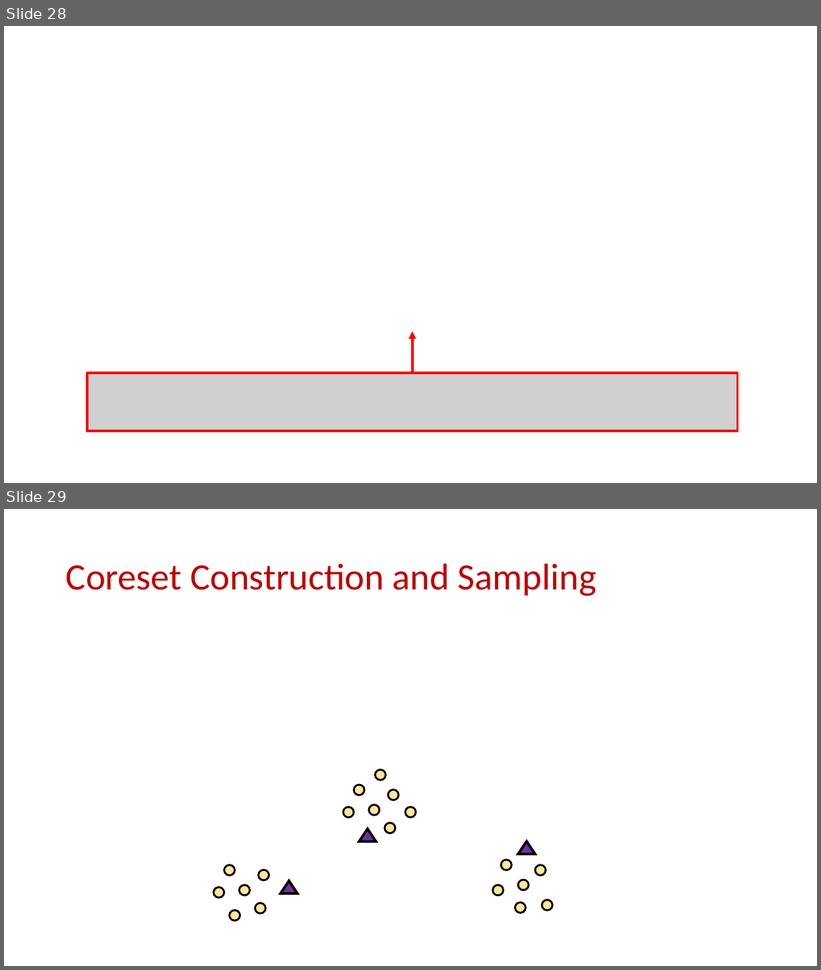
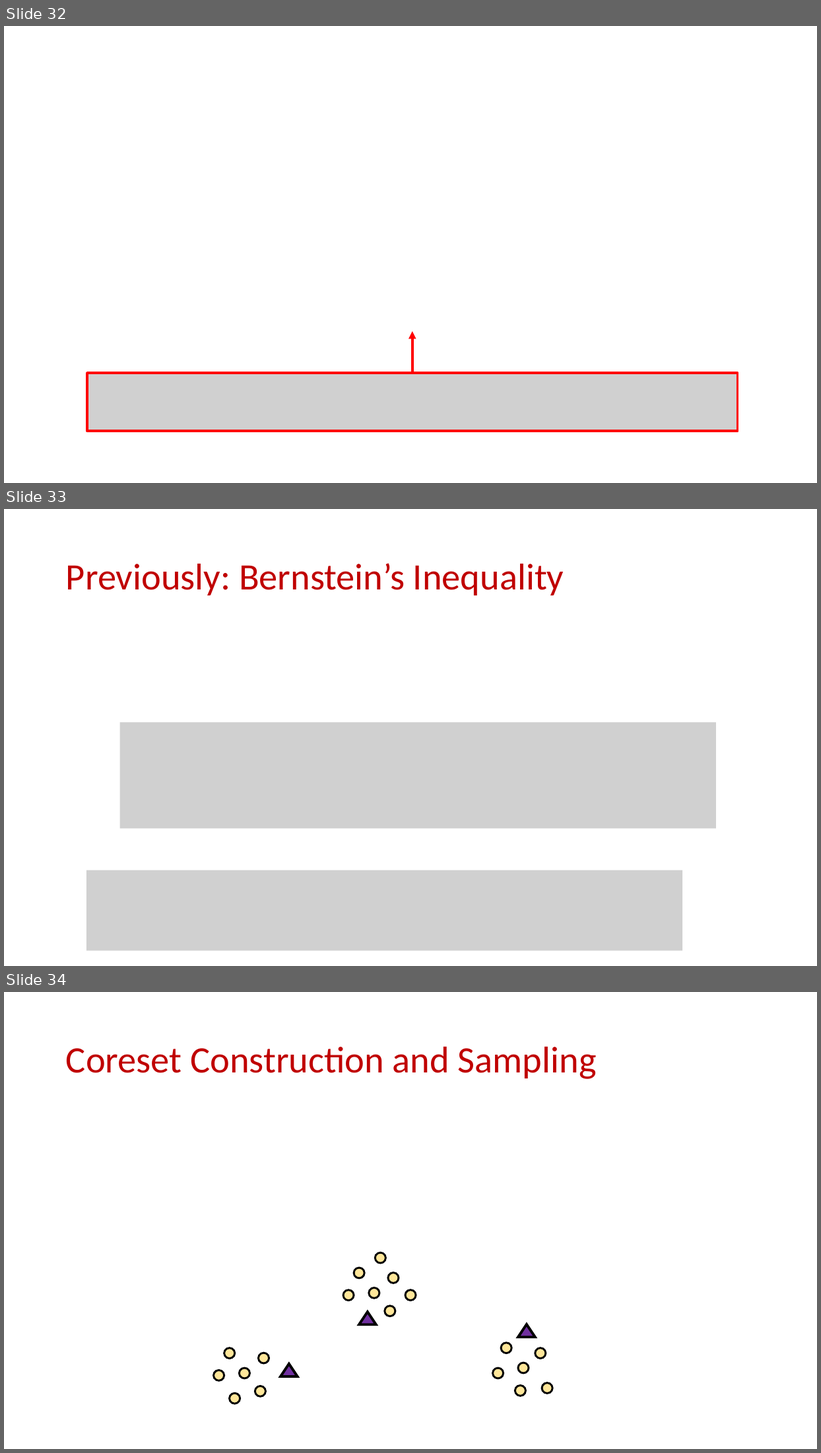
Before and after one commit to samsonzhou/samsonzhou.github.io, a slide deck: CSCE689-23/L22.pptx. Shown one above the other, each under a label of ours: slides 28 and 29 before the commit, slides 32, 33 and 34 after it. The pictures are 821x970 and 821x1453 pixels, drawn with LibreOffice and Linux fonts; fonts in the diff are those of the drawing; grey boxes stand for pictures. Boxes give left, top, right and bottom in pixels: in the first picture for what was removed or moved away, otherwise in the second. Text is boxed around its words. In the diff, an @@ line names an element or a change of style, - is before the commit and + after.

```diff
--- a/CSCE689-23/L22.pptx
+++ b/CSCE689-23/L22.pptx
@@ slide 33 added at (4,509,817,966), background #FFFFFF @@
@@ title added at (66,563,564,595), 44 pt, text #C00000 @@
+Previously: Bernstein’s Inequality
@@ picture added at (120,722,716,828) @@
@@ picture added at (86,871,682,951) @@
@@ what was slide 28 is now slide 32 @@
@@ what was slide 29 is now slide 34 @@
```
Also in this commit, not shown: 7 other slides added, 2 other files.
